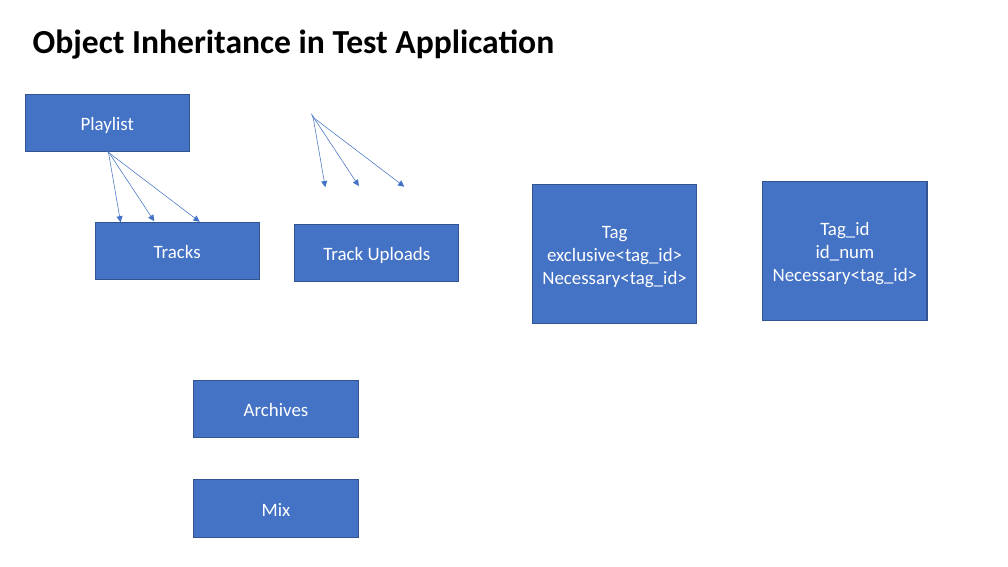
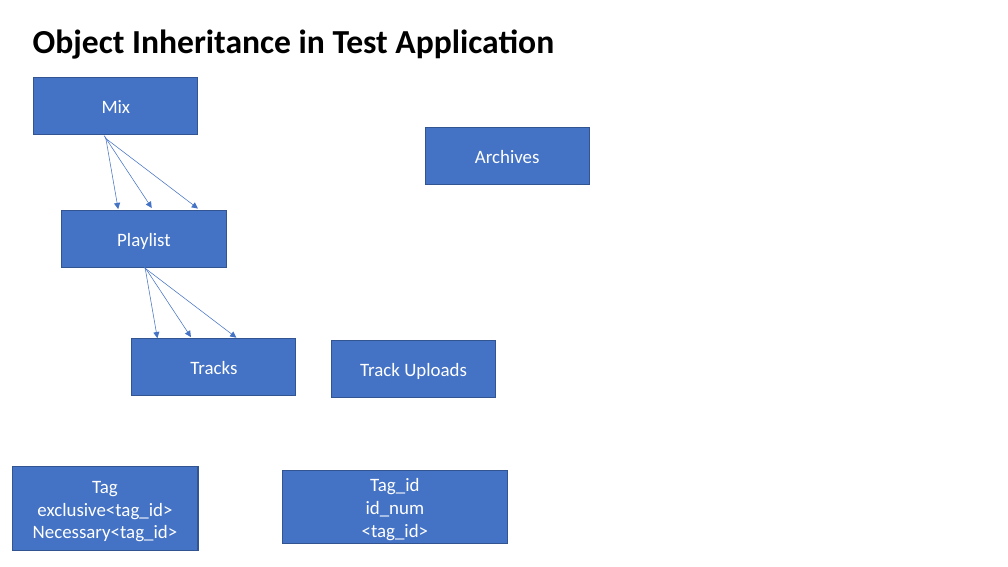
Before and after one commit to ddlinz/vox_mortis, a slide deck: slide 1 of Documentation.pptx. Drawn at 1008x567 pixels with LibreOffice and Linux fonts; fonts in the diff are those of the drawing. Boxes give left, top, right and bottom in pixels: in the first picture for what was removed or moved away, otherwise in the second. Text is boxed around its words. In the diff, an @@ line names an element or a change of style, - is before the commit and + after.

```diff
--- a/Documentation.pptx
+++ b/Documentation.pptx
@@ rectangle "Mix": place and size @@
-rectangle "Mix" at (194, 480, 358, 538)
+rectangle "Mix" at (34, 77, 198, 135)
@@ arrow moved from (312, 113) - (359, 186) to (104, 135) - (152, 208) @@
@@ arrow moved from (312, 116) - (405, 187) to (106, 138) - (198, 209) @@
@@ arrow moved from (313, 115) - (325, 188) to (106, 137) - (118, 209) @@
@@ rectangle "Archives": place and size @@
-rectangle "Archives" at (194, 381, 358, 439)
+rectangle "Archives" at (425, 127, 589, 185)
@@ 3 rectangles, 3 arrows: place and size @@
-3 rectangles, 3 arrows at (25, 95, 459, 282)
+3 rectangles, 3 arrows at (62, 210, 495, 398)
@@ rectangle "Tag exclusive<tag_id>": place and size @@
-rectangle "Tag exclusive<tag_id>" at (533, 185, 697, 324)
+rectangle "Tag exclusive<tag_id>" at (12, 467, 198, 551)
@@ rectangle "Tag_id id_num": place and size @@
-rectangle "Tag_id id_num" at (763, 181, 927, 321)
+rectangle "Tag_id id_num" at (283, 471, 507, 544)
@@ text in rectangle at (362, 524, 429, 540): text changed @@
-Necessary<tag_id>
+<tag_id>
```
Also in this commit, not shown: 1 other slide changed, 1 slide added, 10 other files.
